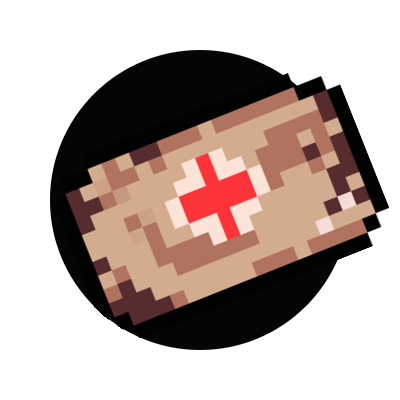
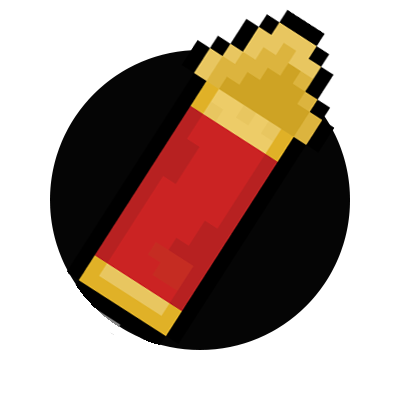
Layer changes from the first 400×400 image to the second:
painted on "图层 1" over [89, 301, 112, 334]
removed layer "kit" over [52, 72, 390, 340]
added layer "rocket" above "椭圆 2" over [65, 9, 335, 345]
